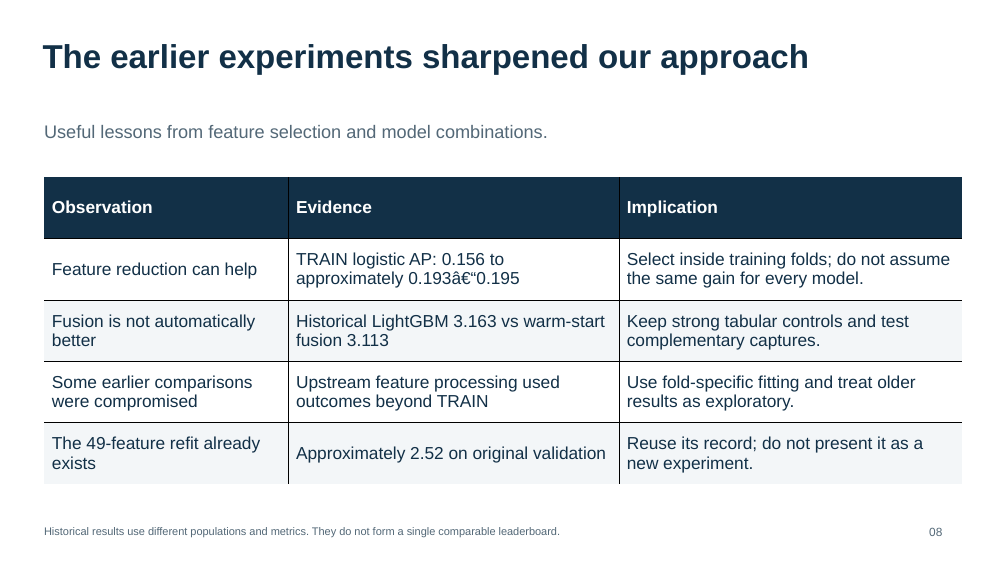
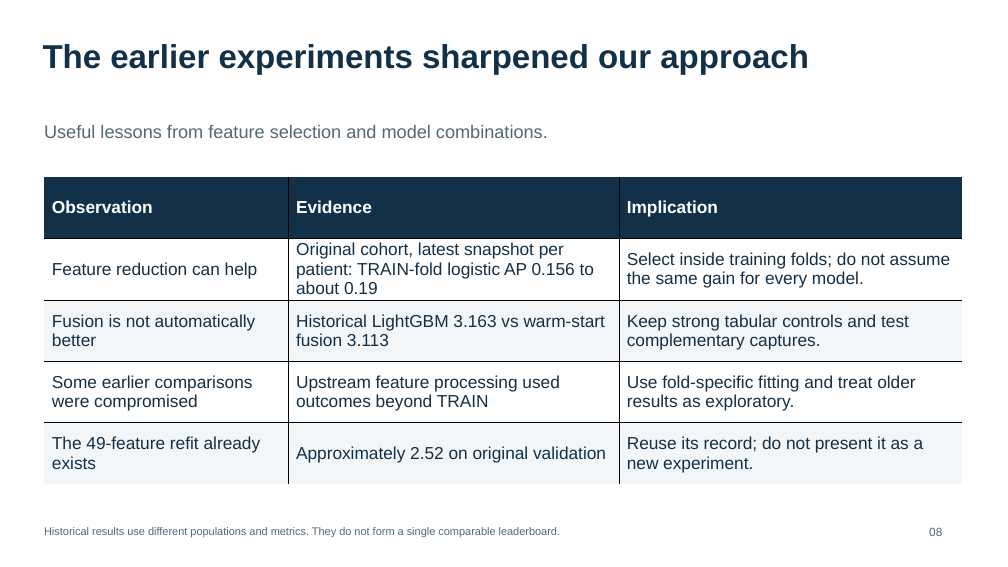
Before and after one commit to prkharr/tak861-transformer-evaluation, a slide deck: slide 8 of notebooks/expanded cohort/TAK861_Progress_20261120.pptx. Drawn at 1008x567 pixels with LibreOffice and Linux fonts; fonts in the diff are those of the drawing. Boxes give left, top, right and bottom in pixels: in the first picture for what was removed or moved away, otherwise in the second. Text is boxed around its words. In the diff, an @@ line names an element or a change of style, - is before the commit and + after.

```diff
--- a/notebooks/expanded cohort/TAK861_Progress_20261120.pptx
+++ b/notebooks/expanded cohort/TAK861_Progress_20261120.pptx
@@ table at box(44, 177, 962, 484) @@
-row 2, column 2: TRAIN logistic AP: 0.156 to approximately 0.193â€“0.195
+row 2, column 2: Original cohort, latest snapshot per patient: TRAIN-fold logistic AP 0.156 to about 0.19
```
Also in this commit, not shown: 6 other slides changed, 3 other files.
